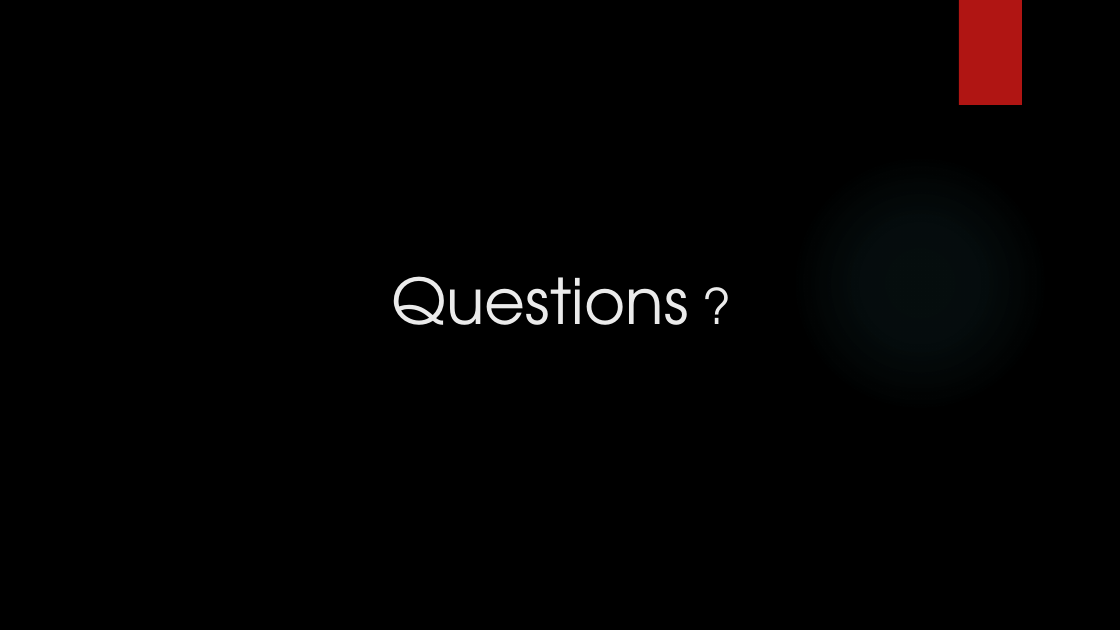
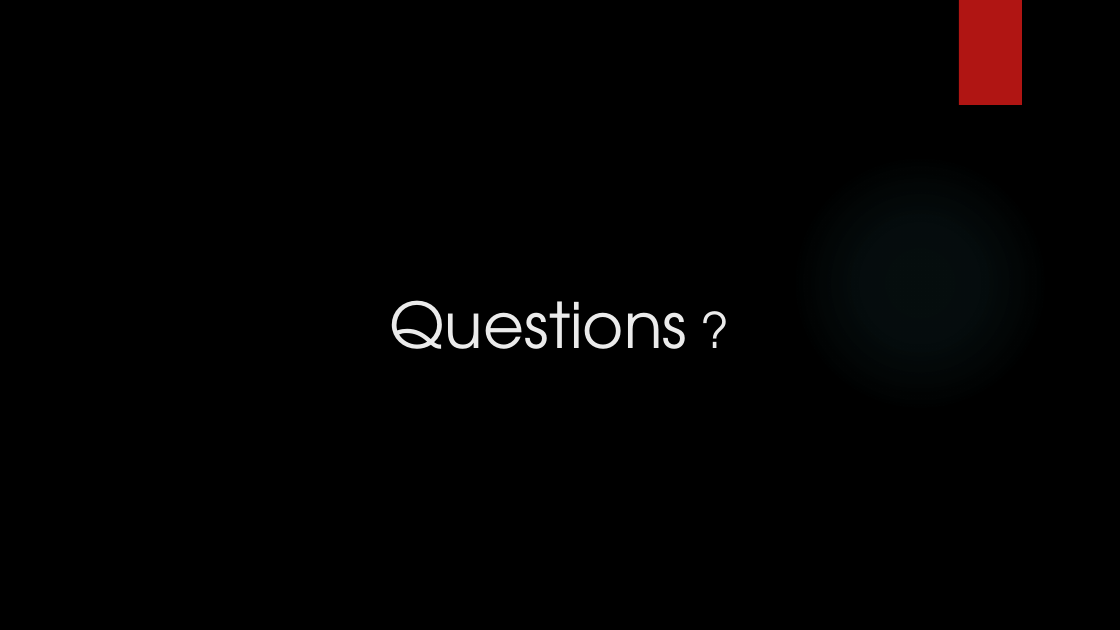
Before and after one commit to mbonjour/Shoot4Stats, a slide deck: slide 23 of Documentation/Défense/Shoot4stats.pptx (slide 21 before the commit). Drawn at 1120x630 pixels with LibreOffice and Linux fonts; fonts in the diff are those of the drawing; background and template pictures are left out. Boxes give left, top, right and bottom in pixels: in the first picture for what was removed or moved away, otherwise in the second. Text is boxed around its words. In the diff, an @@ line names an element or a change of style, - is before the commit and + after.

```diff
--- a/Documentation/Défense/Shoot4stats.pptx
+++ b/Documentation/Défense/Shoot4stats.pptx
@@ title "Questions ?": place and size @@
-title "Questions ?" at box(391, 276, 688, 325)
+title "Questions ?" at box(390, 300, 687, 349)
```
Also in this commit, not shown: 16 other slides changed, 4 slides added, 2 slides removed, 1 other file.
